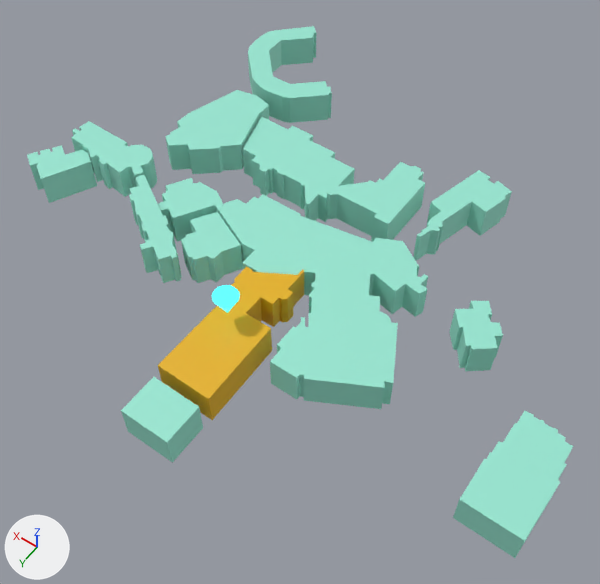
One commit to the glTF model sheridan2.gltf: the scene before it, then after it.
The view is the same before and after, from a camera (50 mm lens) standing at (-85.6, 121.9, 177.6) and looking at (-3.6, 7.1, -2.9). The lights are fixed; the arrows at lower left show +X, +Y and +Z. Where no turn or scale is listed for an object, it has been applied to the vertices.

Objects in the first picture: 'aa-wing', 'animation-centre', 'annie-smith', 'athletics-centre', 'b-wing', 'c-wing', 'd-wing', 'daycare-centre', 'e-wing', 'g-wing', 'h-wing', 'k-wing', 'levy-centre', 'residence', 's-wing', 'student-centre'.
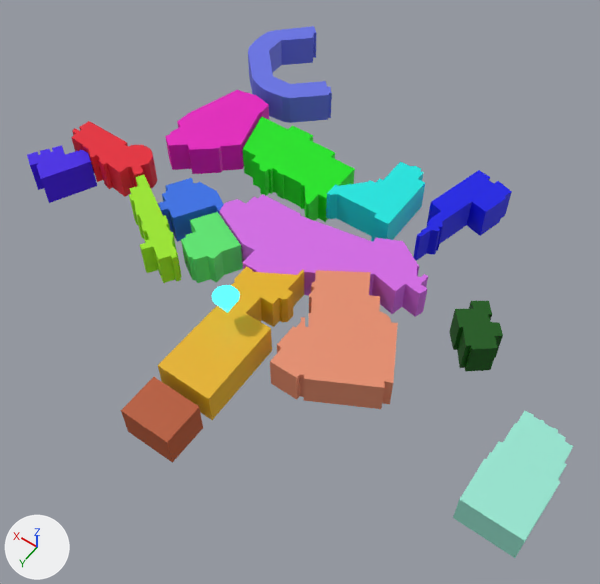
Location of each change, (x1, y1, x2, y2) in pixels of the pictures (600 x 584 px):
'animation-centre', recoloured
    both: (270, 270, 398, 409)
'b-wing', recoloured (green to purple)
    both: (219, 194, 428, 317)
'c-wing', recoloured
    both: (243, 117, 355, 222)
's-wing', recoloured (green to pink)
    both: (165, 90, 269, 174)
'residence', recoloured (green to blue)
    both: (248, 26, 332, 123)
'e-wing', recoloured (green to cyan)
    both: (326, 161, 425, 241)
'g-wing', recoloured (green to blue)
    both: (413, 170, 512, 261)
'annie-smith', recoloured (green to orange)
    both: (121, 377, 203, 463)
'levy-centre', recoloured (green to red)
    both: (71, 121, 157, 197)
'd-wing', recoloured
    both: (181, 212, 243, 283)
'h-wing', recoloured
    both: (129, 175, 182, 283)
'daycare-centre', recoloured
    both: (449, 301, 503, 371)
'k-wing', recoloured (green to blue)
    both: (27, 146, 97, 203)
'student-centre', recoloured (green to blue)
    both: (157, 178, 224, 242)

Edits to the bpy script that builds the scene:
```text
Change me_sheridan_map_v2:
    where me_sheridan_map_v2.from_pydata(...)  # 66 vertices, 128 faces; spans x -36.0..25.9, y -16.3..16.2, z 0.0..10.0
    remove me_sheridan_map_v2.materials.append(mat_material_003)  # green #99e7d2
    add me_sheridan_map_v2.materials.append(mat_material_007)  # purple #d569e7
Change me_sheridan_map_v2_001:
    where me_sheridan_map_v2_001.from_pydata(...)  # 8 vertices, 12 faces; spans x -10.57..3.57, y 55.31..66.69, z 0.0..10.0
    remove me_sheridan_map_v2_001.materials.append(mat_material_003)  # green #99e7d2
    add me_sheridan_map_v2_001.materials.append(mat_material_019)  # orange #b6542a
Change me_sheridan_map_v2_002:
    where me_sheridan_map_v2_002.from_pydata(...)  # 32 vertices, 60 faces; spans x -59.2..-44.8, y -11.9..4.0, z 0.0..10.0
    remove me_sheridan_map_v2_002.materials.append(mat_material_003)  # green #99e7d2
    add me_sheridan_map_v2_002.materials.append(mat_material_018)  # dark green #045700
Change me_sheridan_map_v2_004:
    where me_sheridan_map_v2_004.from_pydata(...)  # 54 vertices, 104 faces; spans x 27.8..64.2, y -81.7..-44.9, z 0.0..10.0
    remove me_sheridan_map_v2_004.materials.append(mat_material_003)  # green #99e7d2
    add me_sheridan_map_v2_004.materials.append(mat_material_015)  # blue #6772e7
Change me_sheridan_map_v2_005:
    where me_sheridan_map_v2_005.from_pydata(...)  # 50 vertices, 96 faces; spans x -37.3..-20.4, y -54.4..-21.6, z 0.0..10.0
    remove me_sheridan_map_v2_005.materials.append(mat_material_003)  # green #99e7d2
    add me_sheridan_map_v2_005.materials.append(mat_material_017)  # blue #0009e7
Change me_sheridan_map_v2_006:
    where me_sheridan_map_v2_006.from_pydata(...)  # 42 vertices, 80 faces; spans x -16.1..4.4, y -42.9..-18.8, z 0.0..10.0
    remove me_sheridan_map_v2_006.materials.append(mat_material_003)  # green #99e7d2
    add me_sheridan_map_v2_006.materials.append(mat_material_016)  # cyan #00e7e1
Change me_sheridan_map_v2_007:
    where me_sheridan_map_v2_007.from_pydata(...)  # 34 vertices, 64 faces; spans x 37.2..59.6, y -42.2..-8.4, z 0.0..10.0
    remove me_sheridan_map_v2_007.materials.append(mat_material_003)  # green #99e7d2
    add me_sheridan_map_v2_007.materials.append(mat_material_014)  # pink #e700bf
Change me_sheridan_map_v2_008:
    where me_sheridan_map_v2_008.from_pydata(...)  # 56 vertices, 108 faces; spans x 4.6..40.9, y -38.5..-13.8, z 0.0..10.0
    remove me_sheridan_map_v2_008.materials.append(mat_material_003)  # green #99e7d2
    add me_sheridan_map_v2_008.materials.append(mat_material_013)  # green #00e706
Change me_sheridan_map_v2_011:
    where me_sheridan_map_v2_011.from_pydata(...)  # 72 vertices, 140 faces; spans x -44.0..-9.5, y -1.0..36.3, z 0.0..10.0
    remove me_sheridan_map_v2_011.materials.append(mat_material_003)  # green #99e7d2
    add me_sheridan_map_v2_011.materials.append(mat_material)  # orange #e78e6d
Change me_sheridan_map_v2_012:
    where me_sheridan_map_v2_012.from_pydata(...)  # 38 vertices, 72 faces; spans x 68.5..85.9, y 8.0..23.8, z 0.0..10.0
    remove me_sheridan_map_v2_012.materials.append(mat_material_003)  # green #99e7d2
    add me_sheridan_map_v2_012.materials.append(mat_material_012)  # purple #3c00e7
Change me_sheridan_map_v2_013:
    where me_sheridan_map_v2_013.from_pydata(...)  # 72 vertices, 140 faces; spans x 23.2..52.4, y 5.9..27.6, z 0.0..10.0
    remove me_sheridan_map_v2_013.materials.append(mat_material_003)  # green #99e7d2
    add me_sheridan_map_v2_013.materials.append(mat_material_010)  # green #9be713
Change me_sheridan_map_v2_014:
    where me_sheridan_map_v2_014.from_pydata(...)  # 72 vertices, 140 faces; spans x 51.7..81.2, y -3.2..10.0, z 0.0..10.0
    remove me_sheridan_map_v2_014.materials.append(mat_material_003)  # green #99e7d2
    add me_sheridan_map_v2_014.materials.append(mat_material_011)  # red #e7172f
Change me_sheridan_map_v2_015:
    where me_sheridan_map_v2_015.from_pydata(...)  # 36 vertices, 68 faces; spans x 25.5..44.4, y -2.2..13.1, z 0.0..10.0
    remove me_sheridan_map_v2_015.materials.append(mat_material_003)  # green #99e7d2
    add me_sheridan_map_v2_015.materials.append(mat_material_009)  # blue #2f6ee7
Change me_sheridan_map_v2_016:
    where me_sheridan_map_v2_016.from_pydata(...)  # 30 vertices, 56 faces; spans x 12.9..30.2, y 3.9..21.1, z 0.0..10.0
    remove me_sheridan_map_v2_016.materials.append(mat_material_003)  # green #99e7d2
    add me_sheridan_map_v2_016.materials.append(mat_material_008)  # green #59e76e
```
